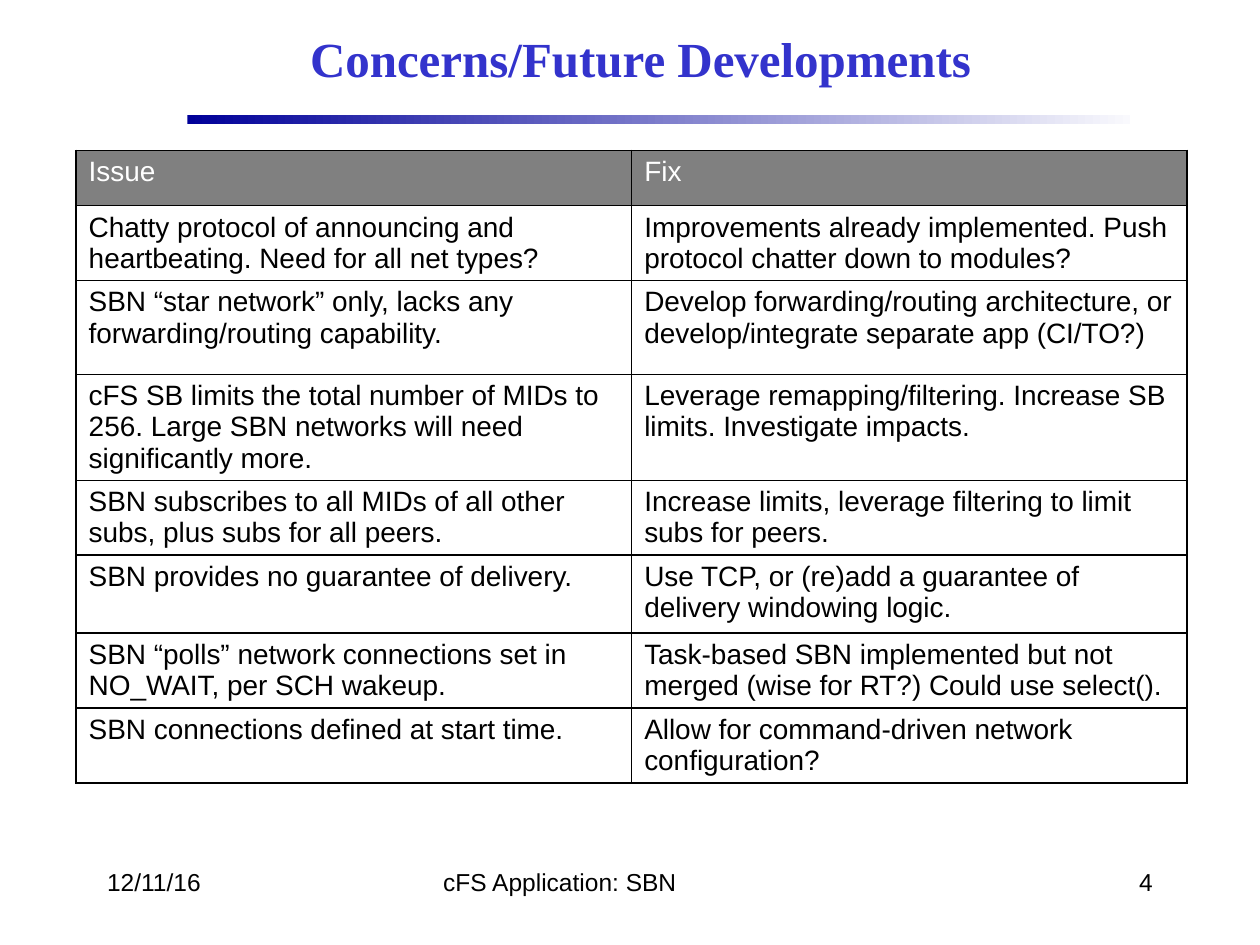
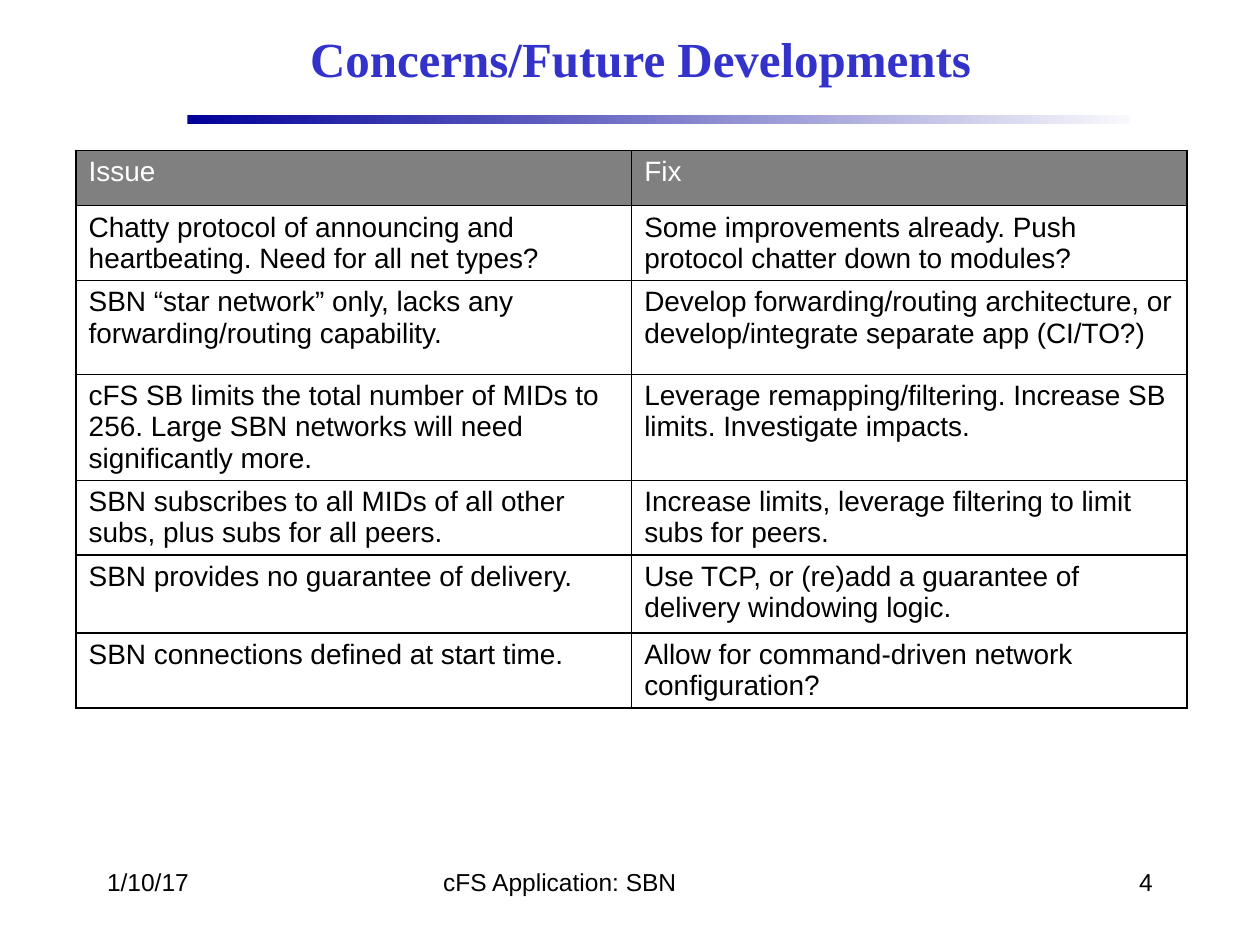
Before and after one commit to nasa/SBN, a slide deck: slide 4 of docs/SBN_Design.pptx. Drawn at 1260x945 pixels with LibreOffice and Linux fonts; fonts in the diff are those of the drawing; background and template pictures are left out. Boxes give left, top, right and bottom in pixels: in the first picture for what was removed or moved away, otherwise in the second. Text is boxed around its words. In the diff, an @@ line names an element or a change of style, - is before the commit and + after.

```diff
--- a/docs/SBN_Design.pptx
+++ b/docs/SBN_Design.pptx
@@ table at (x1=76, y1=150, x2=1187, y2=732) @@
-row 2, column 2: Improvements already implemented. Push protocol chatter down to modules?
+row 2, column 2: Some improvements already. Push protocol chatter down to modules?
-row 7: SBN “polls” network connections set in NO_WAIT, per SCH wakeup. | Task-based SBN implemented but not merged (wise for RT?) Could use select().
@@ text at (x1=107, y1=873, x2=189, y2=892): text changed @@
-12/11/16
+1/10/17
```
Also in this commit, not shown: 18 other slides changed.
